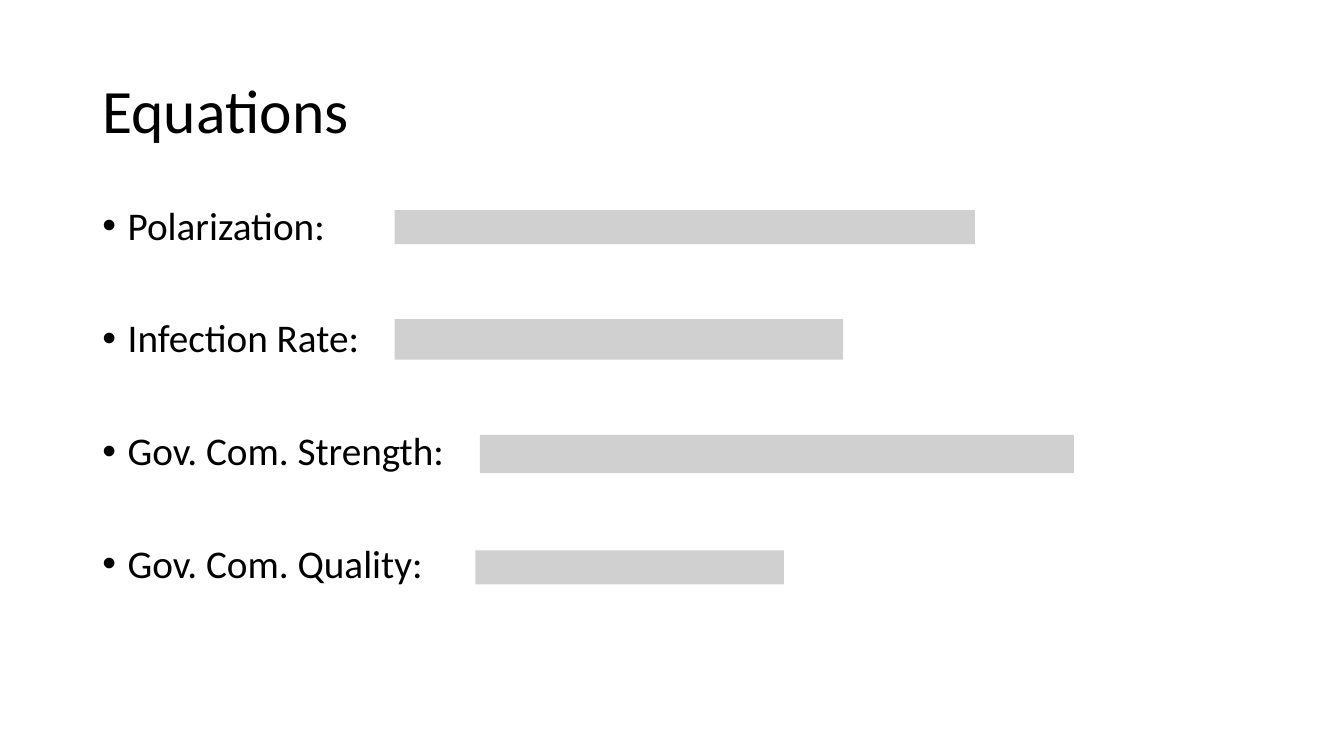
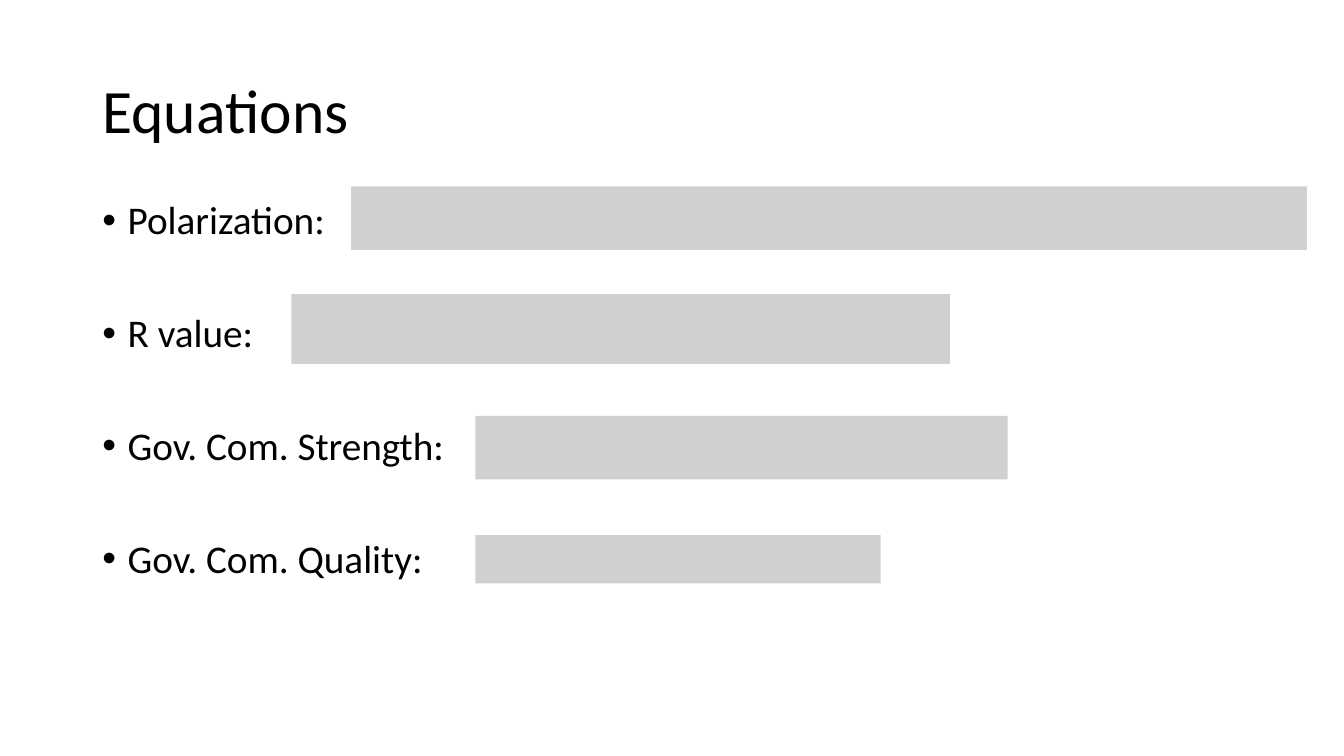
Before and after one commit to Nesp/sdm_exercise, a slide deck: slide 6 of presentation/presentation.pptx (slide 5 before the commit). Drawn at 1344x756 pixels with LibreOffice and Linux fonts; fonts in the diff are those of the drawing; grey boxes stand for pictures; background and template pictures are left out. Boxes give left, top, right and bottom in pixels: in the first picture for what was removed or moved away, otherwise in the second. Text is boxed around its words. In the diff, an @@ line names an element or a change of style, - is before the commit and + after.

```diff
--- a/presentation/presentation.pptx
+++ b/presentation/presentation.pptx
@@ picture: place and size @@
-picture at (395,210,976,244)
+picture at (351,187,1307,250)
@@ picture: place and size @@
-picture at (395,320,844,360)
+picture at (291,294,950,364)
@@ text at (128,319,253,348): text changed @@
-• Infection Rate:
+• R value:
@@ picture: place and size @@
-picture at (480,435,1074,473)
+picture at (476,416,1008,480)
@@ picture: place and size @@
-picture at (476,551,784,585)
+picture at (476,535,881,584)
```
Also in this commit, not shown: 9 other slides changed, 4 slides added, 3 slides removed.
